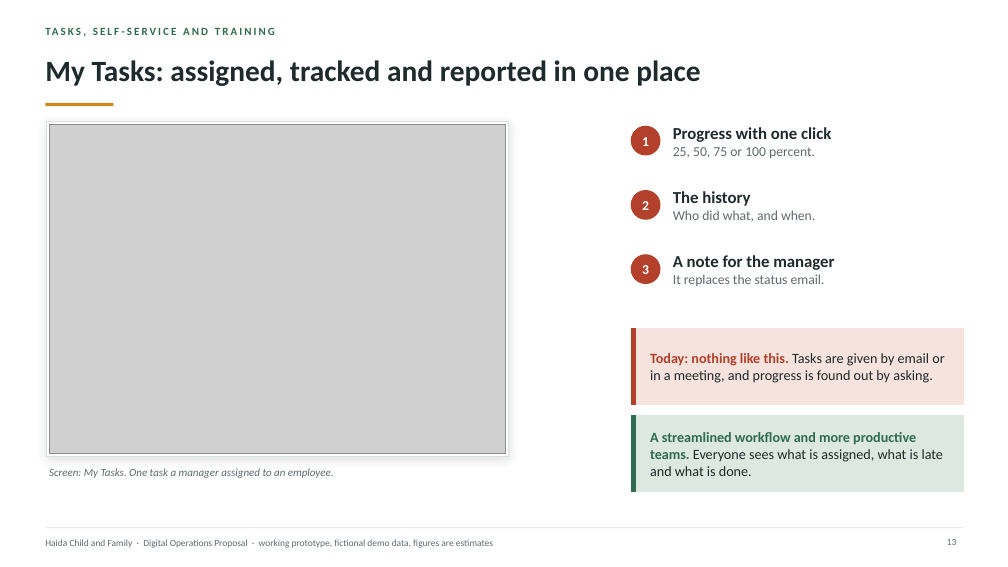
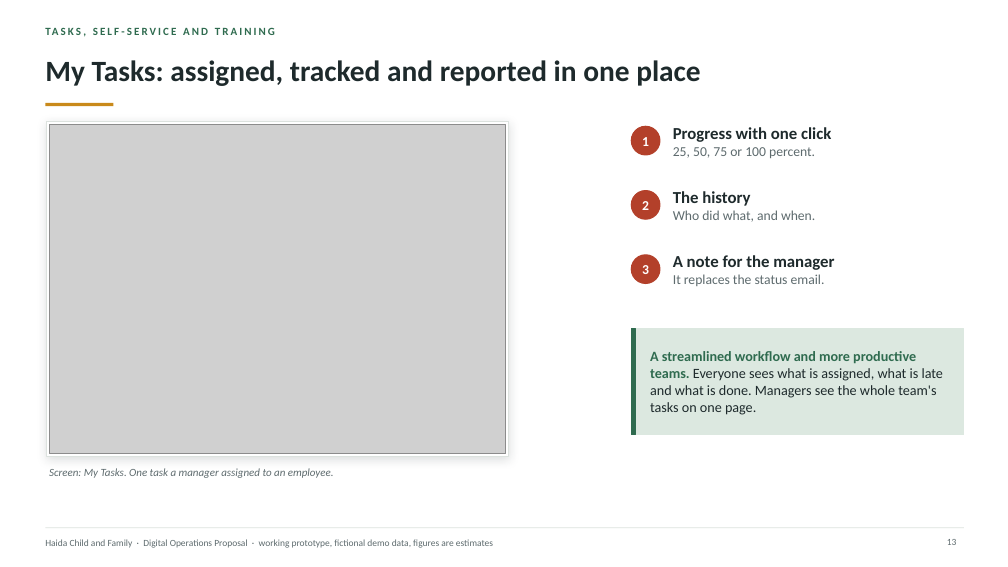
Before and after one commit to AndalibOlee/Portfolio, a slide deck: slide 13 of demo-platform/docs/Haida_Child_and_Family_Executive_Digital_Operations_Proposal.pptx. Drawn at 1008x567 pixels with LibreOffice and Linux fonts; fonts in the diff are those of the drawing; grey boxes stand for pictures. Boxes give left, top, right and bottom in pixels: in the first picture for what was removed or moved away, otherwise in the second. Text is boxed around its words. In the diff, an @@ line names an element or a change of style, - is before the commit and + after.

```diff
--- a/demo-platform/docs/Haida_Child_and_Family_Executive_Digital_Operations_Proposal.pptx
+++ b/demo-platform/docs/Haida_Child_and_Family_Executive_Digital_Operations_Proposal.pptx
@@ rectangle: place and size @@
-rectangle at bbox=[631, 329, 964, 405]
+rectangle at bbox=[631, 329, 964, 435]
@@ rectangle at bbox=[631, 329, 964, 435]: fill #F6E3DD to #DCE8E0; outline #F6E3DD 1 pt to #DCE8E0 1 pt @@
@@ rectangle: place and size @@
-rectangle at bbox=[631, 329, 636, 405]
+rectangle at bbox=[631, 329, 636, 435]
@@ rectangle at bbox=[631, 329, 636, 435]: fill #B3402A to #2F6B4F; outline #B3402A 1 pt to #2F6B4F 1 pt @@
@@ text at bbox=[650, 351, 943, 415]: text changed @@
-A streamlined workflow and more productive teams. Everyone sees what is assigned, what is late and what is done.
+A streamlined workflow and more productive teams. Everyone sees what is assigned, what is late and what is done. Managers see the whole team's tasks on one page.
@@ text removed at bbox=[650, 353, 944, 383] @@
-Today: nothing like this. Tasks are given by email or in a meeting, and progress is found out by asking.
@@ rectangle removed at bbox=[631, 416, 964, 492] @@
@@ rectangle removed at bbox=[631, 416, 636, 492] @@
```
Also in this commit, not shown: 13 other slides changed, 10 other files.
